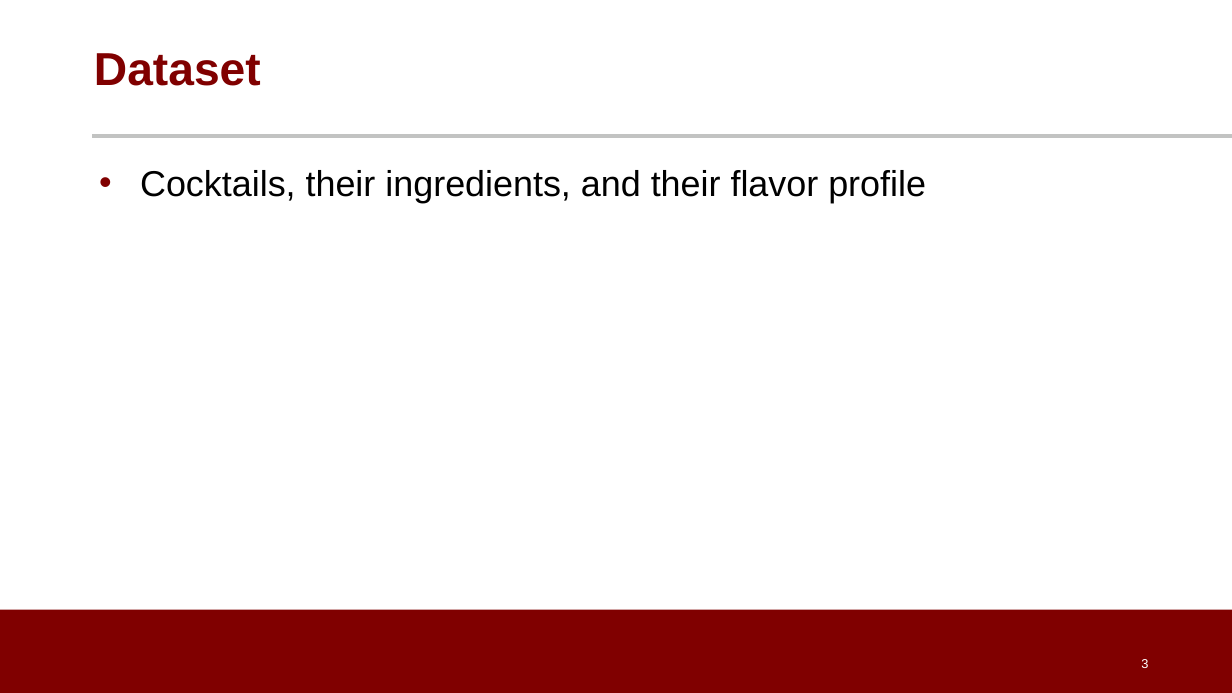
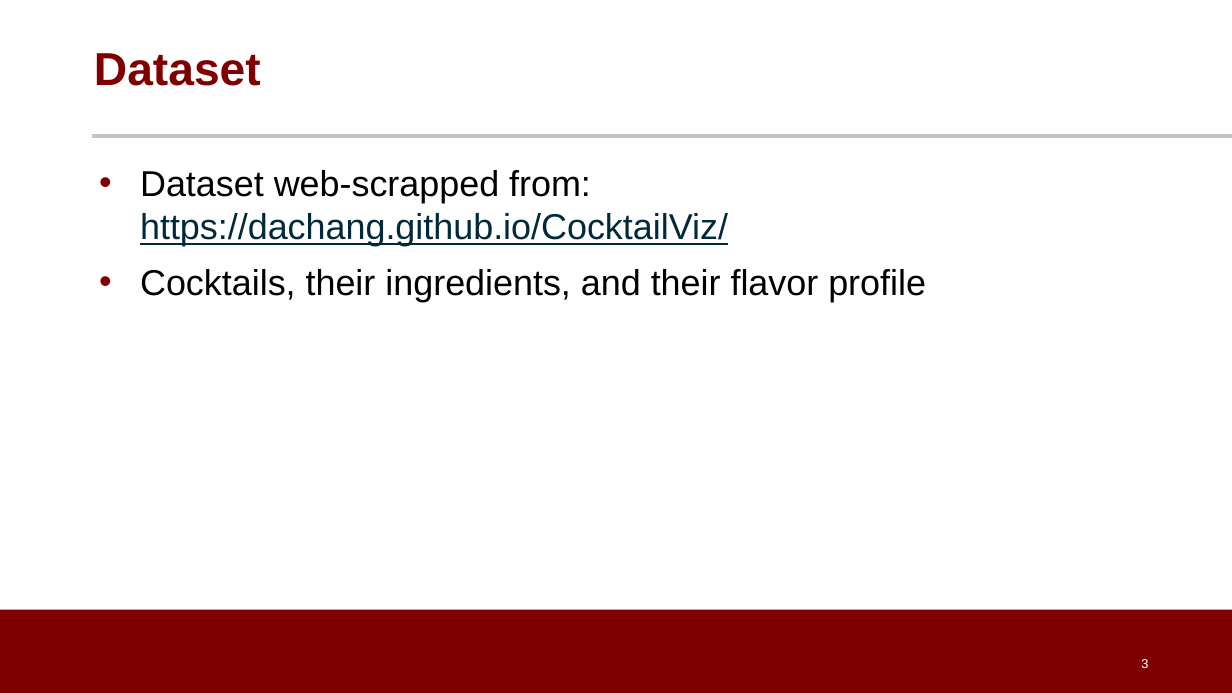
Before and after one commit to dpatel77/CocktailRecommenderSystem, a slide deck: slide 3 of Cocktail_Recommendation_System.pptx. Drawn at 1232x693 pixels with LibreOffice and Linux fonts; fonts in the diff are those of the drawing; background and template pictures are left out. Boxes give left, top, right and bottom in pixels: in the first picture for what was removed or moved away, otherwise in the second. Text is boxed around its words. In the diff, an @@ line names an element or a change of style, - is before the commit and + after.

```diff
--- a/Cocktail_Recommendation_System.pptx
+++ b/Cocktail_Recommendation_System.pptx
@@ text at (140, 170, 728, 246): paragraph added @@
+• Dataset web-scrapped from: https://dachang.github.io/CocktailViz/
```
Also in this commit, not shown: 4 other slides changed, 2 slides added.
